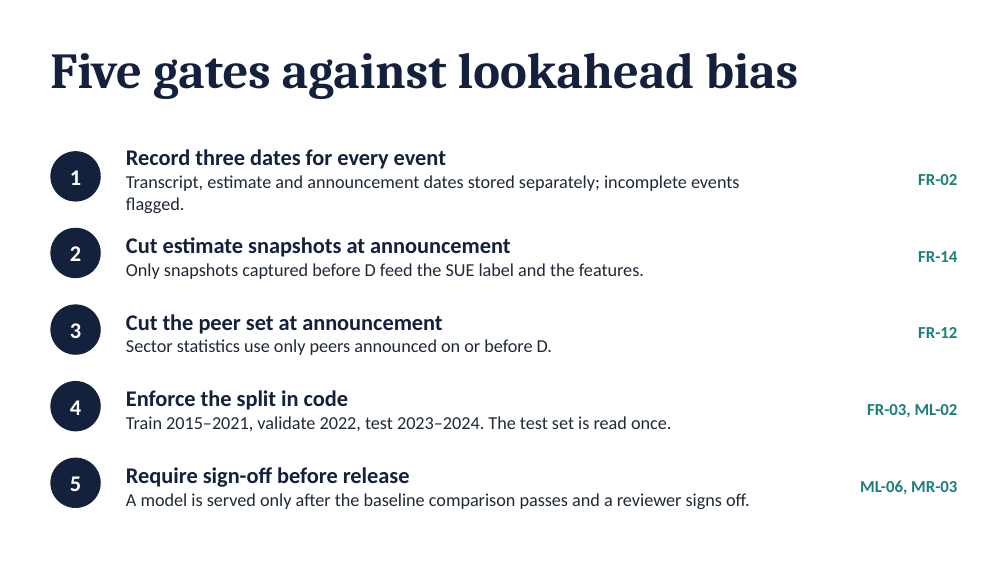
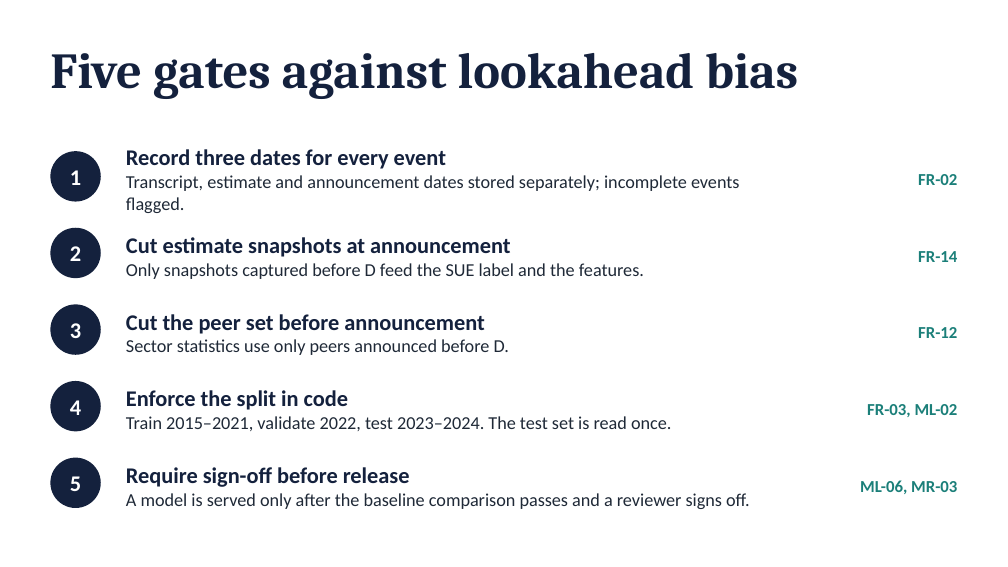
Before and after one commit to johnsajeeve/Earnings-Surprise-Predictor, a slide deck: slide 4 of docs/architecture/earnings-predictor-architecture.pptx. Drawn at 1008x567 pixels with LibreOffice and Linux fonts; fonts in the diff are those of the drawing. Boxes give left, top, right and bottom in pixels: in the first picture for what was removed or moved away, otherwise in the second. Text is boxed around its words. In the diff, an @@ line names an element or a change of style, - is before the commit and + after.

```diff
--- a/docs/architecture/earnings-predictor-architecture.pptx
+++ b/docs/architecture/earnings-predictor-architecture.pptx
@@ text at bbox=[126, 314, 509, 355]: text changed @@
-Cut the peer set at announcement
-Sector statistics use only peers announced on or before D.
+Cut the peer set before announcement
+Sector statistics use only peers announced before D.
```
Also in this commit, not shown: 1 other slide changed, 6 other files.
